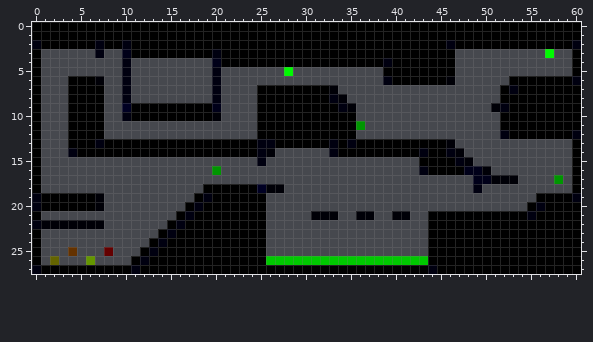
A pixel-art sprite gets an edit: The Seekers Way 0.2/Level3.png. This is how it looked before the edit.
The file is 61x28 pixels. Pixels under 10% opacity are left out. Colours within 5 levels of each other are drawn and written as one.
Now the later version:
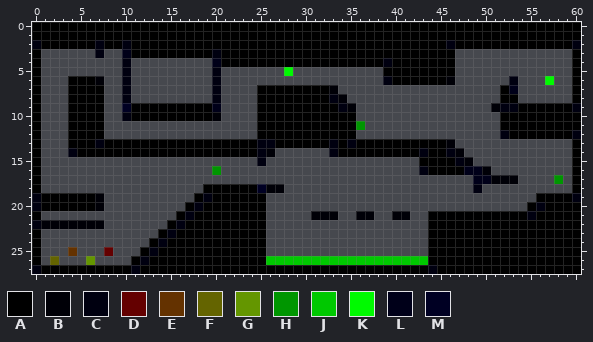
Palette (. is transparent): A #000000  B #000007  C #000010  D #640000  E #643200  F #646400  G #649600  H #009600  J #00c800  K #00fa00  L #000019  M #000023
From old to new:
@@ x 51..60 @@
  2 AAAAAAAAAC
- 3 ......K..A
+ 3 .........A
  4 .........A
  5 .........A
- 6 ..AAAAAAAC
- 7 .ACAAAAAAA
- 8 .AAAAAAAAA
- 9 BCAAAAAAAA
+ 6 ..C...K..A
+ 7 .AL......A
+ 8 .AA......A
+ 9 BCCAAAAAAC
 10 .AAAAAAAAA
Changed places in both pictures, as pixel boxes (x1, y1, x2, y2):
changed: (509, 49, 581, 112)
